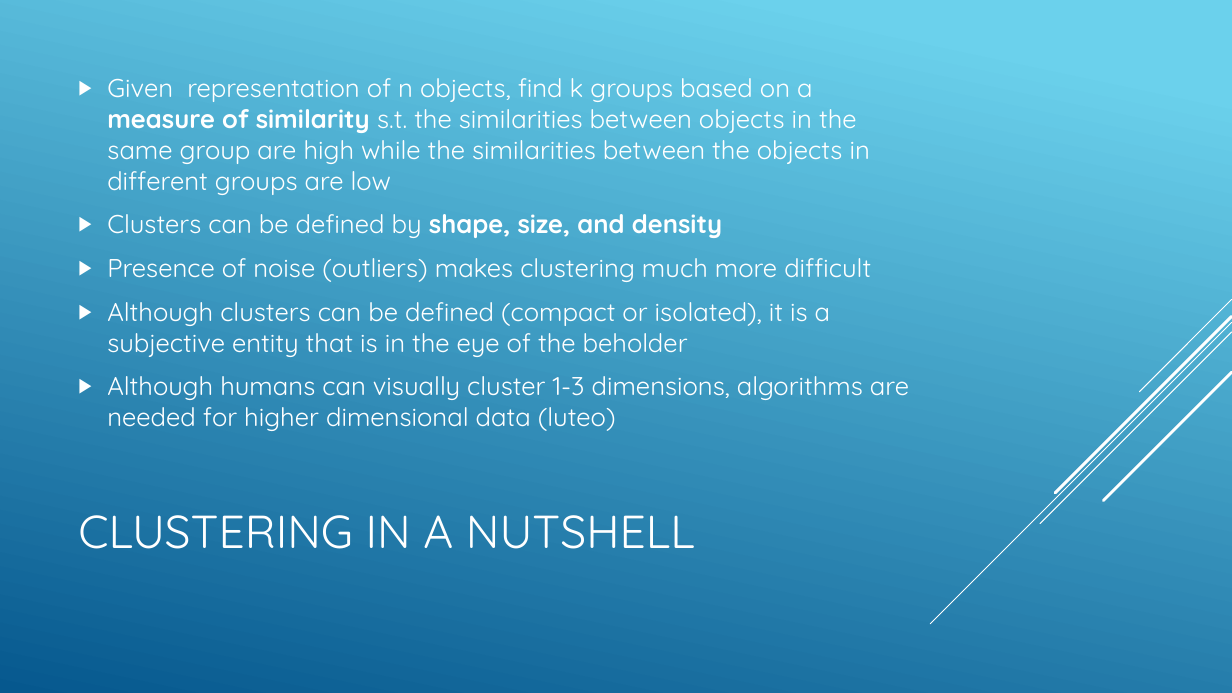
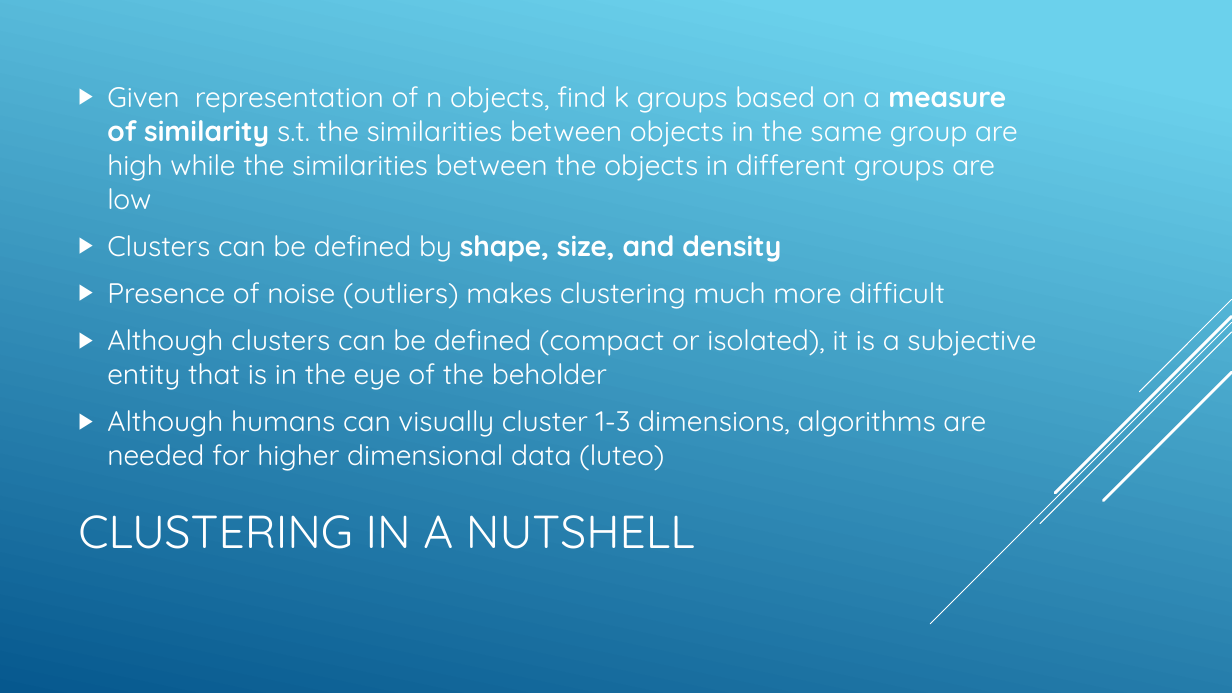
Before and after one commit to Vardominator/SorinLab, a slide deck: slide 3 of Talks/6_28_17/DensityBasedClustering.pptx. Drawn at 1232x693 pixels with LibreOffice and Linux fonts; fonts in the diff are those of the drawing. Boxes give left, top, right and bottom in pixels: in the first picture for what was removed or moved away, otherwise in the second. Text is boxed around its words. In the diff, an @@ line names an element or a change of style, - is before the commit and + after.

```diff
--- a/Talks/6_28_17/DensityBasedClustering.pptx
+++ b/Talks/6_28_17/DensityBasedClustering.pptx
@@ text "Given representation of n objects, ..." at (x1=107, y1=86, x2=1036, y2=471): size 20 to 22 pt @@
```
Also in this commit, not shown: 9 other slides changed, 3 slides added, 5 other files.
